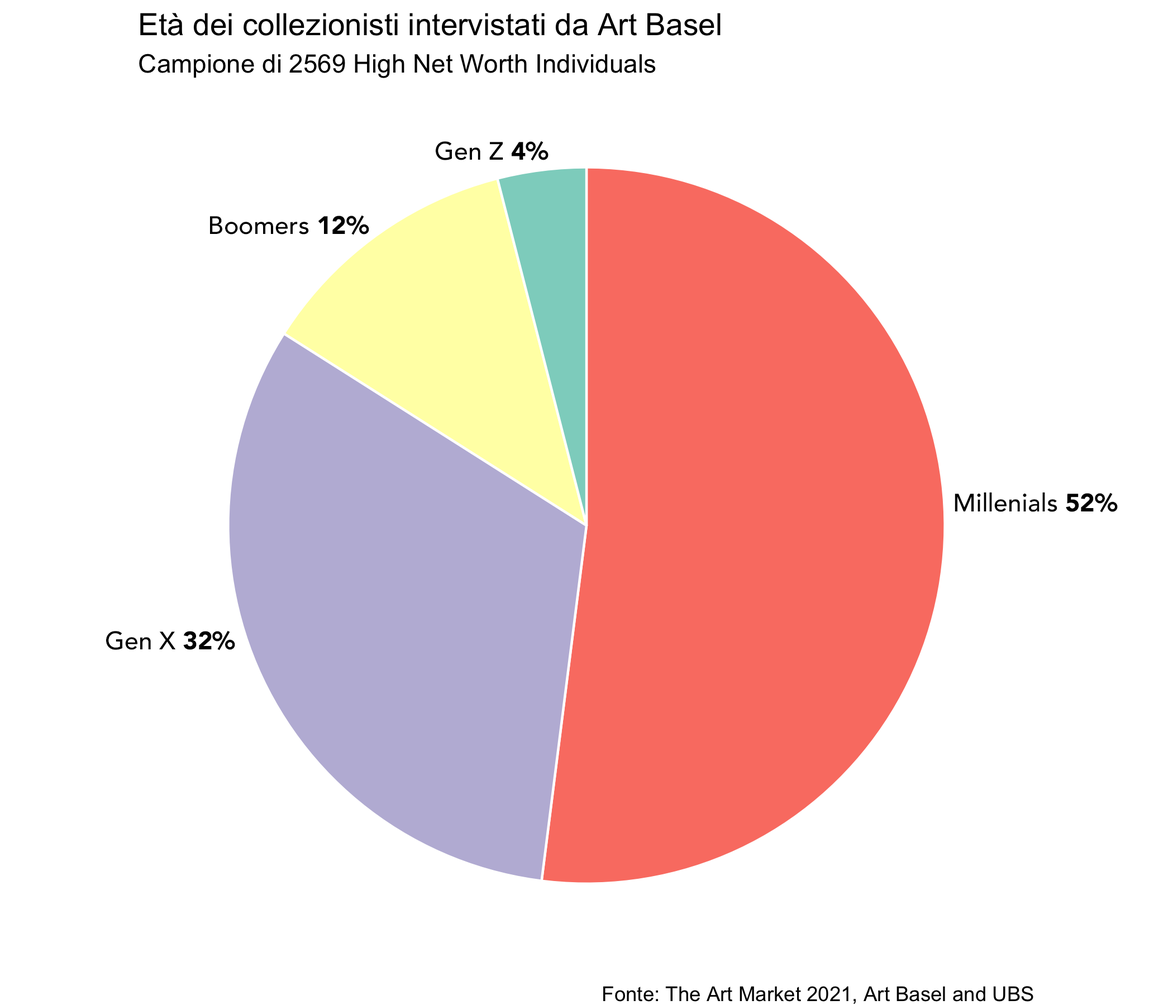
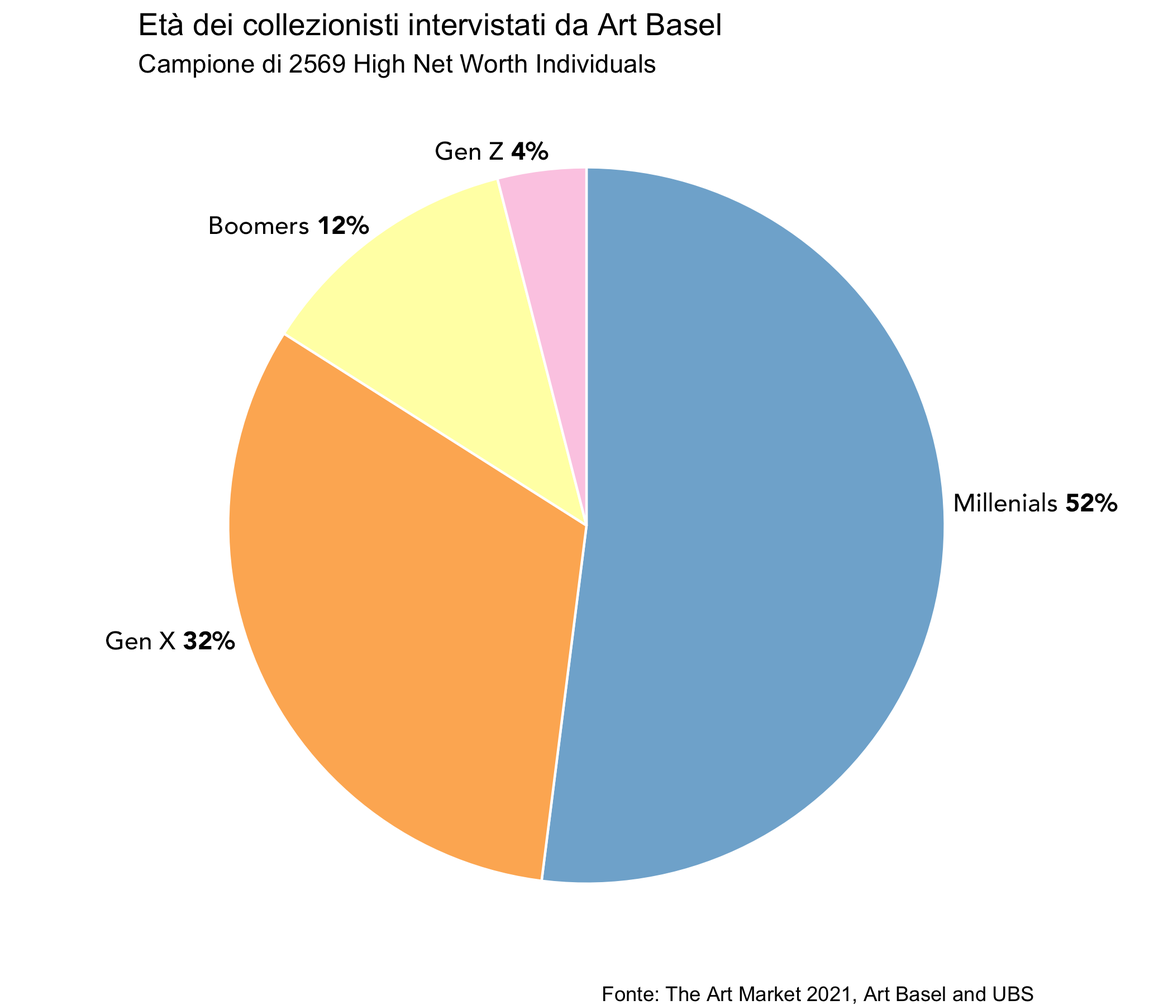
Comparing the layer stacks of the two 1173 × 1005 images. Changes:
removed layer "Livello 1" over [229, 168, 945, 884]
added layer "eta_collezionisti" over [229, 168, 945, 884]
